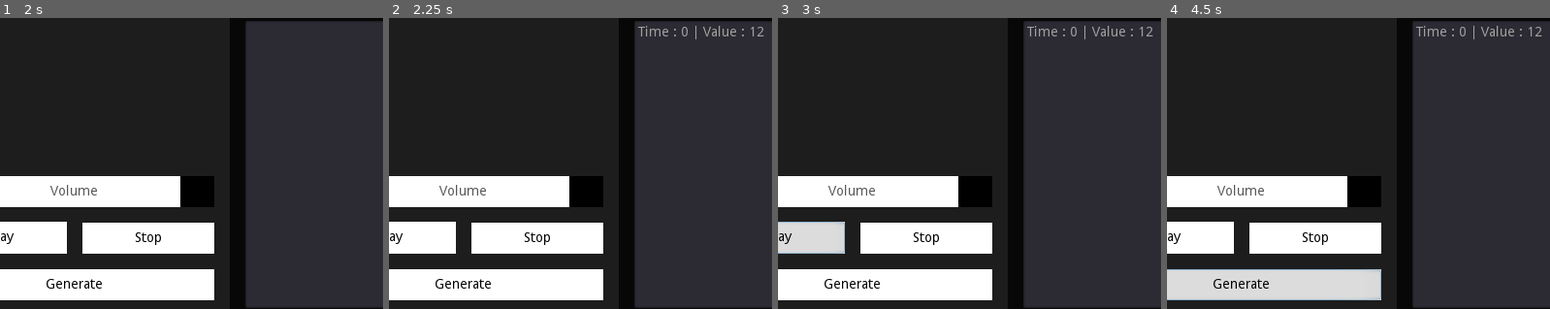
Above: before the commit, frames 1-4 (left to right).
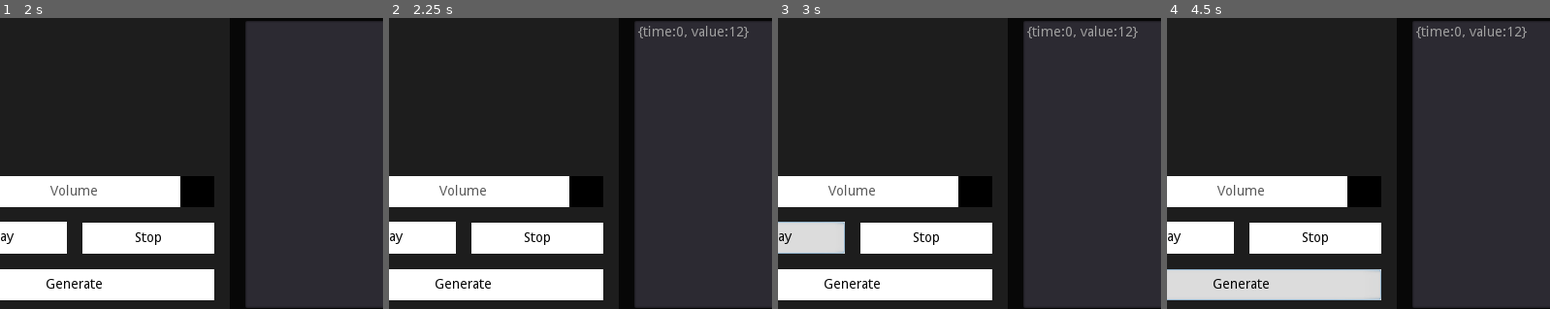
Above: after the commit, the same moments.

Repository: komdog/Neos-AnimJ-Track-Generator
Game: Godot game, scene res://Main.tscn
Same seed, same stepped clock (60 frames per second), same inputs: the game is played once before the commit and once after it.
Inputs (mouse positions are % of the whole screen's width and height, from its top left):
- Up to frame 1 (2 s): click (22, 5) at 0.52 s; type "12" at 0.6 s; click (23, 10) at 0.75 s; type "12" at 0.83 s; click (21, 15) at 0.98 s; type "12" at 1.07 s; click (23, 19) at 1.27 s; type "12" at 1.35 s; click (70, 34) at 1.5 s; type "12" at 1.58 s
- Up to frame 2 (2.25 s): click "Add" at 2 s
- Up to frame 3 (3 s): click "Play" at 2.75 s
- Up to frame 4 (4.5 s): click "Play" at 3.5 s; click "Generate" at 4.25 s
The pictures show only the part of the screen within x 9-59%, y 48-98%; the shares and areas given below are measured in that part.

Frame 1 is identical in both runs. In frame 2, 0.5% of the frame differs, in the area x 65-98%, y 2-8%; in frame 3, 0.5%; in frame 4, 0.5%.

Commit message:
Add keystroke frame assignment + Keyframe deletion

Diff:
--- a/Data.gd
+++ b/Data.gd
@@ -4,3 +4,5 @@
 var keyframes = []
 var bpm: float = 120.0
 var song_length: float = 0.0
+
+var current_beat = 0
--- a/Main.tscn
+++ b/Main.tscn
@@ -10,16 +10,16 @@
 [sub_resource type="StyleBoxFlat" id=1]
 bg_color = Color( 0.113725, 0.113725, 0.113725, 1 )
 
+[sub_resource type="StyleBoxFlat" id=2]
+bg_color = Color( 0.862745, 0.862745, 0.862745, 1 )
+
+[sub_resource type="StyleBoxFlat" id=3]
+bg_color = Color( 0.470588, 0.470588, 0.470588, 1 )
+
 [sub_resource type="StyleBoxFlat" id=4]
-bg_color = Color( 0.862745, 0.862745, 0.862745, 1 )
+bg_color = Color( 1, 1, 1, 1 )
 
 [sub_resource type="StyleBoxFlat" id=5]
-bg_color = Color( 0.470588, 0.470588, 0.470588, 1 )
-
-[sub_resource type="StyleBoxFlat" id=3]
-bg_color = Color( 1, 1, 1, 1 )
-
-[sub_resource type="StyleBoxFlat" id=2]
 bg_color = Color( 0.027451, 0.027451, 0.027451, 1 )
 
 [sub_resource type="StyleBoxFlat" id=6]
@@ -44,20 +44,20 @@
 border_width_bottom = 16
 border_color = Color( 0, 0, 0, 1 )
 
-[sub_resource type="StyleBoxFlat" id=8]
+[sub_resource type="StyleBoxFlat" id=11]
 bg_color = Color( 1, 1, 1, 1 )
 
-[sub_resource type="StyleBoxFlat" id=13]
+[sub_resource type="StyleBoxFlat" id=12]
 bg_color = Color( 0, 0, 0, 1 )
 border_width_left = 2
 border_width_top = 2
 border_width_right = 2
 border_width_bottom = 2
 
+[sub_resource type="StyleBoxFlat" id=13]
+bg_color = Color( 1, 1, 1, 1 )
+
 [sub_resource type="StyleBoxFlat" id=14]
-bg_color = Color( 1, 1, 1, 1 )
-
-[sub_resource type="StyleBoxFlat" id=15]
 bg_color = Color( 0.376471, 0.376471, 0.376471, 1 )
 
 [node name="Main" type="Control"]
@@ -321,6 +321,7 @@
 margin_top = 288.0
 margin_right = 464.0
 margin_bottom = 584.0
+allow_rmb_select = true
 __meta__ = {
 "_edit_use_anchors_": false
 }
@@ -364,3 +365,4 @@
 [connection signal="value_changed" from="KeyFramer/HSlider" to="KeyFramer/Music" method="_on_HSlider_value_changed"]
 [connection signal="button_up" from="KeyFramer/Writer/Add" to="KeyFramer/Writer" method="_on_Add_button_up"]
 [connection signal="value_changed" from="KeyFramer/BPM" to="KeyFramer/Writer" method="_on_BPM_value_changed"]
+[connection signal="item_rmb_selected" from="KeyFramer/FrameList" to="KeyFramer/Writer" method="_on_FrameList_item_rmb_selected"]
--- a/Music.gd
+++ b/Music.gd
@@ -4,7 +4,6 @@
 var pause_pos: float = 0
 
 var song_position = 0.0
-var song_position_beats = 0
 
 var last_half_beat : float = 0.0
 
@@ -29,7 +28,7 @@
 		reset_UI()
 
 func reset_UI():
-	song_position_beats = 0
+	Data.current_beat = 0
 	last_half_beat = 0.0
 	get_parent().get_node("Beat").text = "Current Beat : 0"
 	get_parent().get_node("Pos").text = "Song Position : 0"
@@ -51,8 +50,8 @@
 		var half_beat = int(song_position / (60.0/Data.bpm))
 
 		if half_beat > last_half_beat:
-			song_position_beats = half_beat
-			get_parent().get_node("Beat").text = "Current Beat : %s" % song_position_beats
+			Data.current_beat = half_beat
+			get_parent().get_node("Beat").text = "Current Beat : %s" % Data.current_beat
 
 		get_parent().get_node("Seeker").value = (song_position/ Data.song_length)
 
--- a/Writer.gd
+++ b/Writer.gd
@@ -1,5 +1,7 @@
 extends Panel
 
+onready var music = get_parent().get_node("Music")
+onready var frame_list = get_parent().get_node('FrameList')
 
 func _on_Add_button_up():
 	if $Beat.value < 0 : return
@@ -16,9 +18,46 @@
 		}
 	)
 
-	get_parent().get_node('FrameList').add_item("Time : %s | Value : %s" % [seconds,$Value.text])
+	resfresh_lish()
+
+func _input(event):
+	if !music.playing: return
+	if event is InputEventKey:
+		if event.is_action_pressed("1"):
+			key_assigned(0.25)
+		elif event.is_action_pressed("2"):
+			key_assigned(0.5)
+		elif event.is_action_pressed("3"):
+			key_assigned(1)
+		elif event.is_action_pressed("4"):
+			key_assigned(2)
+
+func key_assigned(value):
+	var seconds = Data.current_beat * (60.0/Data.bpm)
+
+	Data.keyframes.append(
+		{
+			"time": seconds,
+			"value": value
+		}
+	)
+
+	resfresh_lish()
+
+
+func resfresh_lish():
+	frame_list.clear()
+	for item in Data.keyframes:
+		frame_list.add_item(str(item))
 
 	print(Data.keyframes)
 
+
+
 func _on_BPM_value_changed(value):
 	Data.bpm = value
+
+
+func _on_FrameList_item_rmb_selected(index, _at_position):
+	Data.keyframes.remove(index)
+	resfresh_lish()
--- a/project.godot
+++ b/project.godot
@@ -22,6 +22,29 @@
 
 window/size/width=800
 
+[input]
+
+1={
+"deadzone": 0.5,
+"events": [ Object(InputEventKey,"resource_local_to_scene":false,"resource_name":"","device":0,"alt":false,"shift":false,"control":false,"meta":false,"command":false,"pressed":false,"scancode":49,"unicode":0,"echo":false,"script":null)
+ ]
+}
+2={
+"deadzone": 0.5,
+"events": [ Object(InputEventKey,"resource_local_to_scene":false,"resource_name":"","device":0,"alt":false,"shift":false,"control":false,"meta":false,"command":false,"pressed":false,"scancode":50,"unicode":0,"echo":false,"script":null)
+ ]
+}
+3={
+"deadzone": 0.5,
+"events": [ Object(InputEventKey,"resource_local_to_scene":false,"resource_name":"","device":0,"alt":false,"shift":false,"control":false,"meta":false,"command":false,"pressed":false,"scancode":51,"unicode":0,"echo":false,"script":null)
+ ]
+}
+4={
+"deadzone": 0.5,
+"events": [ Object(InputEventKey,"resource_local_to_scene":false,"resource_name":"","device":0,"alt":false,"shift":false,"control":false,"meta":false,"command":false,"pressed":false,"scancode":52,"unicode":0,"echo":false,"script":null)
+ ]
+}
+
 [physics]
 
 common/enable_pause_aware_picking=true
Not shown: 10 places in Main.tscn that only renumber resources
